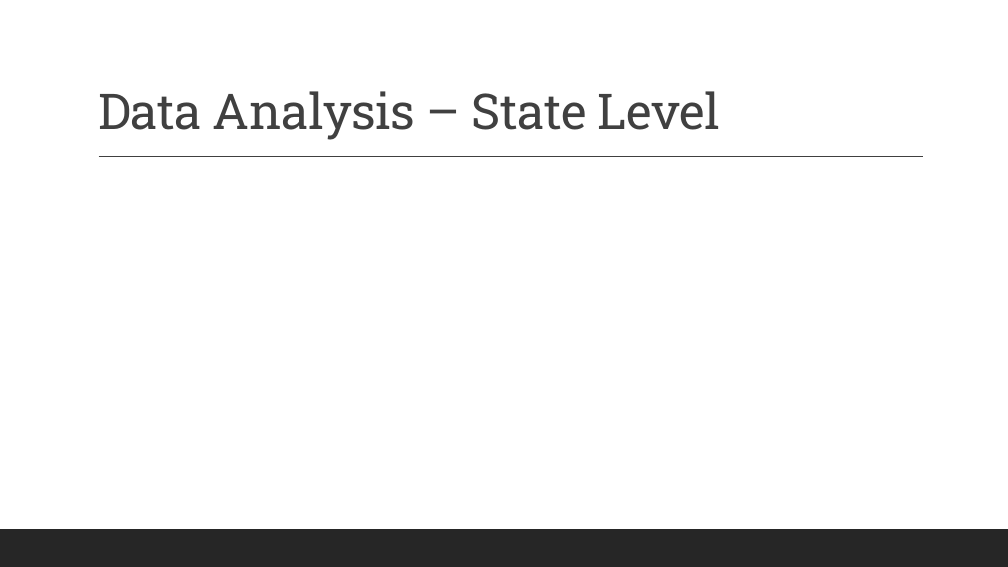
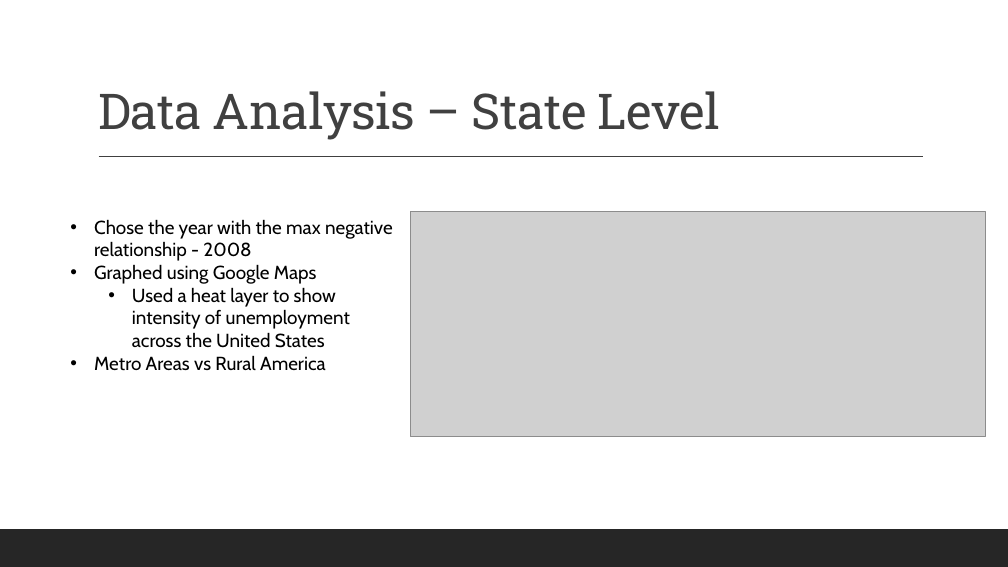
Before and after one commit to rsimeonoglou/group-project-1, a slide deck: slide 17 of Stock Market Vs Unemployment v2.pptx (slide 16 before the commit). Drawn at 1008x567 pixels with LibreOffice and Linux fonts; fonts in the diff are those of the drawing; grey boxes stand for pictures. Boxes give left, top, right and bottom in pixels: in the first picture for what was removed or moved away, otherwise in the second. Text is boxed around its words. In the diff, an @@ line names an element or a change of style, - is before the commit and + after.

```diff
--- a/Stock Market Vs Unemployment v2.pptx
+++ b/Stock Market Vs Unemployment v2.pptx
@@ text added at <box>94,219,393,371</box>, 18 pt, text #000000 @@
+• Chose the year with the max negative relationship - 2008
+• Graphed using Google Maps
+  • Used a heat layer to show intensity of unemployment across the United States
+• Metro Areas vs Rural America
@@ picture added at <box>411,212,986,437</box> @@
```
Also in this commit, not shown: 2 other slides changed, 2 slides added, 2 other files.
